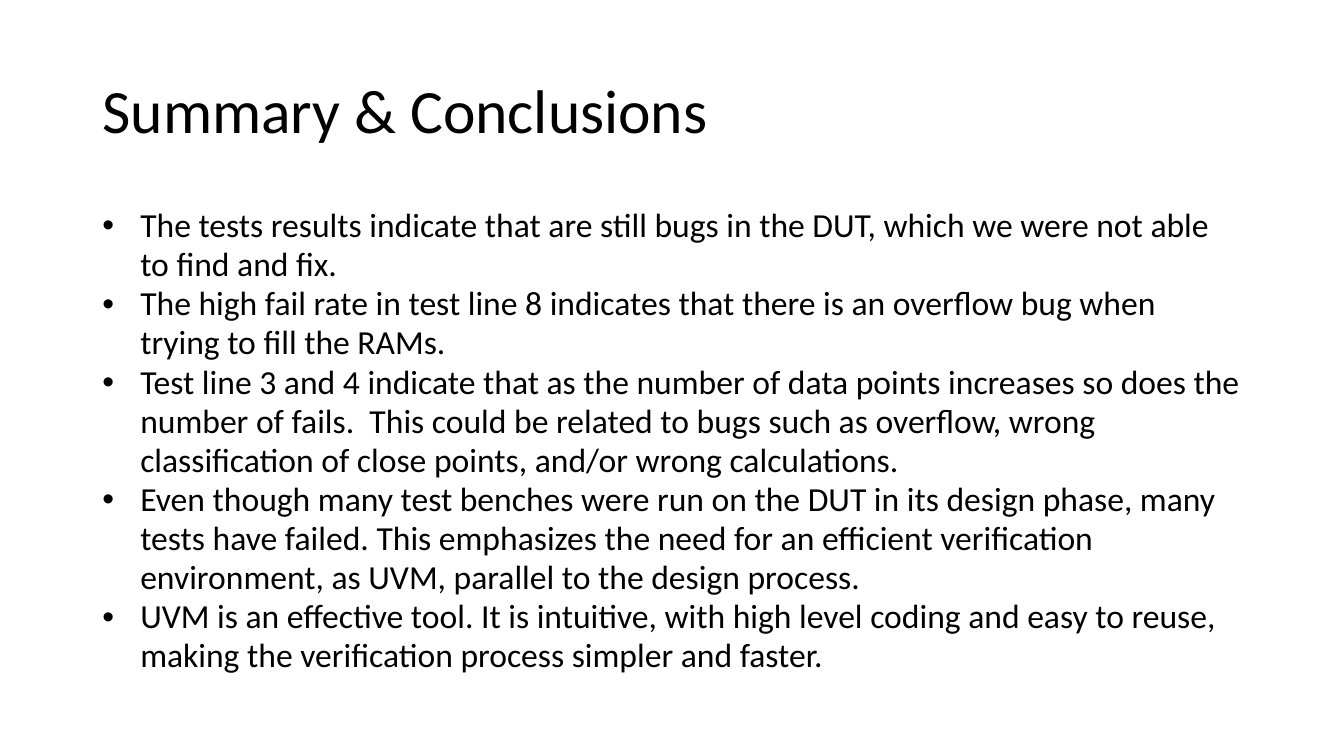
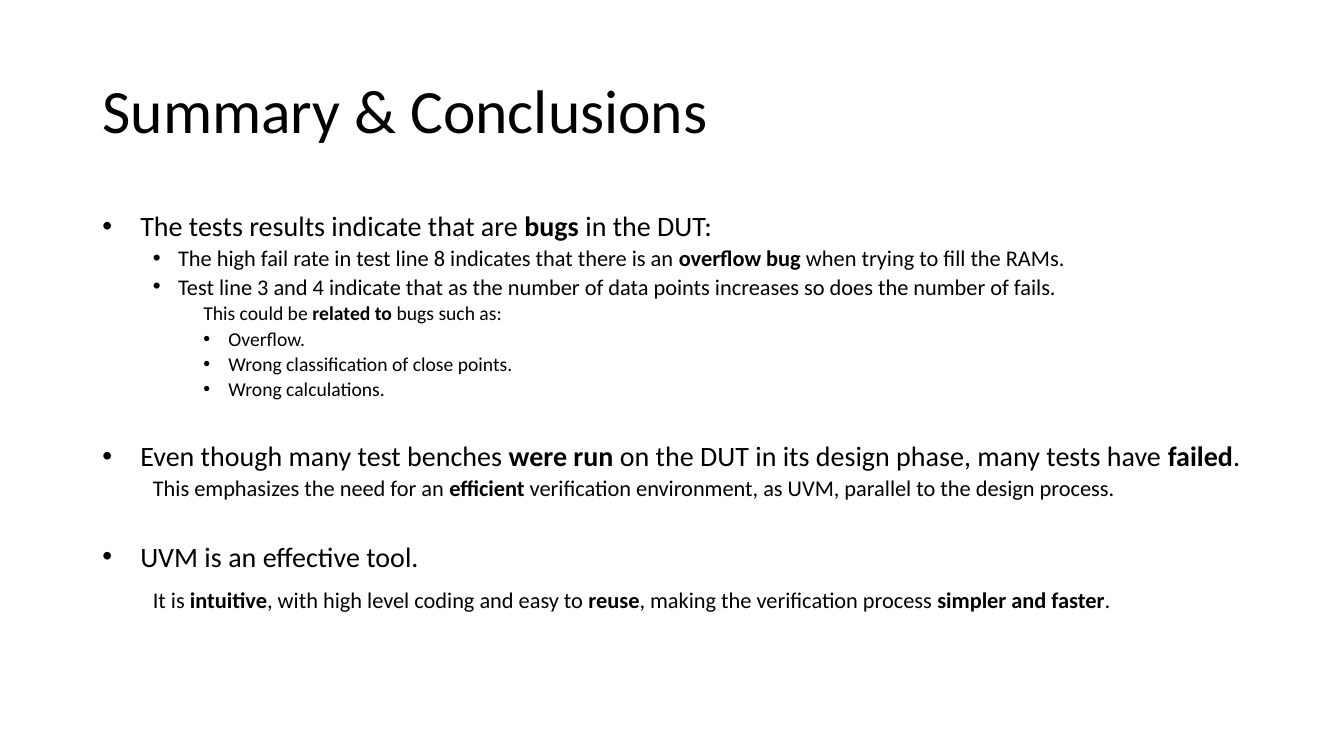
Before and after one commit to liotahuf/UVM_project, a slide deck: slide 45 of Final presentation 3.pptx. Drawn at 1344x756 pixels with LibreOffice and Linux fonts; fonts in the diff are those of the drawing. Boxes give left, top, right and bottom in pixels: in the first picture for what was removed or moved away, otherwise in the second. Text is boxed around its words. In the diff, an @@ line names an element or a change of style, - is before the commit and + after.

```diff
--- a/Final presentation 3.pptx
+++ b/Final presentation 3.pptx
@@ text at (140,216,712,241): text changed; size 24 to 20 pt @@
-• The tests results indicate that are still bugs in the DUT, which we were not able to find and fix.
+• The tests results indicate that are bugs in the DUT:
@@ text at (178,250,1065,270): size 24 to 16 pt in "The high fail rate in test line ..."; bold on in "overflow bug"; list level 1 to 2 in "The high fail rate in ..."; line spacing 0.97 to 1.07 @@
@@ text at (140,279,1240,612): text changed; size 24 to 16 pt @@
-• Test line 3 and 4 indicate that as the number of data points increases so does the number of fails. This could be related to bugs such as overflow, wrong classification of close points, and/or wrong calculations.
-• Even though many test benches were run on the DUT in its design phase, many tests have failed. This emphasizes the need for an efficient verification environment, as UVM, parallel to the design process.
-• UVM is an effective tool. It is intuitive, with high level coding and easy to reuse, making the verification process simpler and faster.
+  • Test line 3 and 4 indicate that as the number of data points increases so does the number of fails.
+    This could be related to bugs such as:
+    • Overflow.
+    • Wrong classification of close points.
+    • Wrong calculations.
+• Even though many test benches were run on the DUT in its design phase, many tests have failed.
+  This emphasizes the need for an efficient verification environment, as UVM, parallel to the design process.
+• UVM is an effective tool.
+  It is intuitive, with high level coding and easy to reuse, making the verification process simpler and faster.
```
Also in this commit, not shown: 21 other slides changed.
